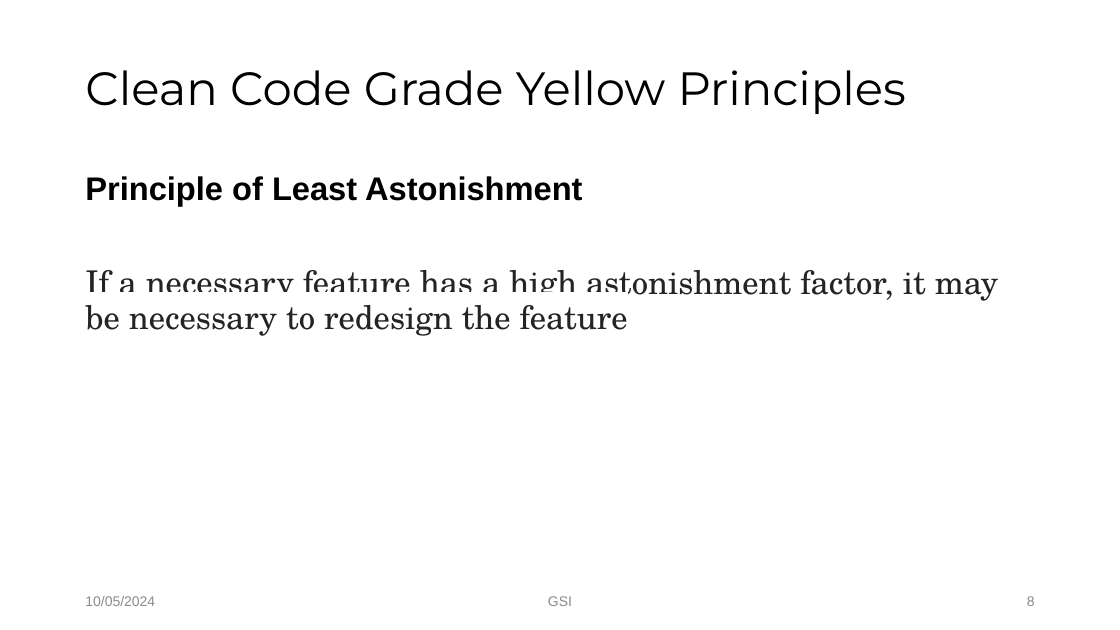
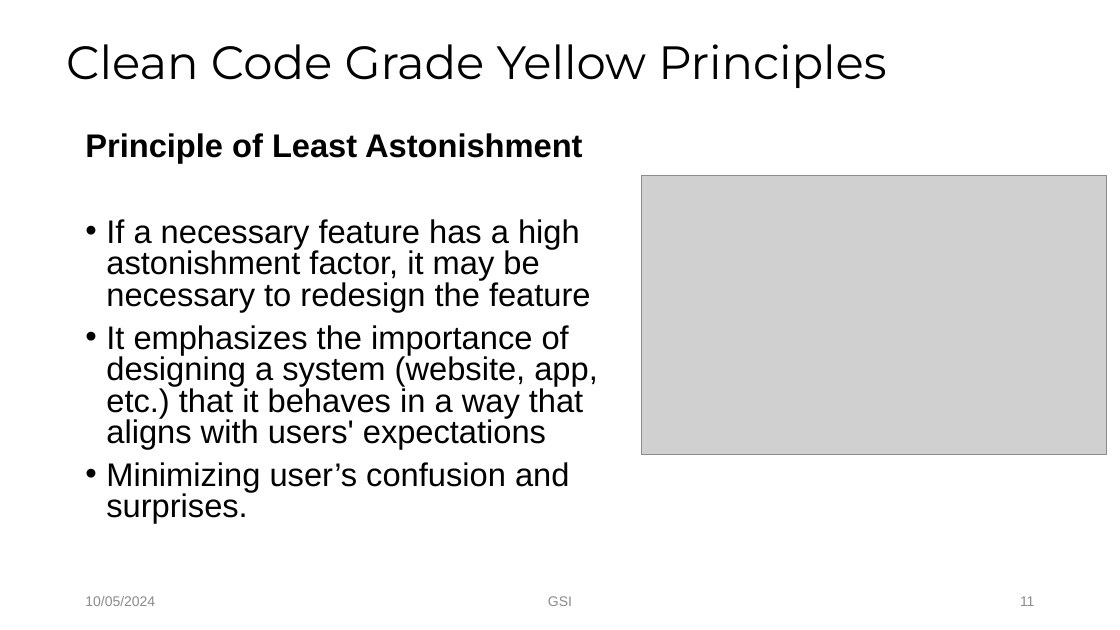
Before and after one commit to Tuyen92/my_bag, a slide deck: slide 11 of yellow.pptx (slide 8 before the commit). Drawn at 1120x630 pixels with LibreOffice and Linux fonts; fonts in the diff are those of the drawing; grey boxes stand for pictures; background and template pictures are left out. Boxes give left, top, right and bottom in pixels: in the first picture for what was removed or moved away, otherwise in the second. Text is boxed around its words. In the diff, an @@ line names an element or a change of style, - is before the commit and + after.

Commit message:
pp yellow

```diff
--- a/yellow.pptx
+++ b/yellow.pptx
@@ title "Clean Code Grade Yellow Principles": place and size @@
-title "Clean Code Grade Yellow Principles" at [85, 70, 906, 114]
+title "Clean Code Grade Yellow Principles" at [66, 44, 886, 88]
@@ text "Principle of Least Astonishment": place and size @@
-text "Principle of Least Astonishment" at [85, 176, 998, 336]
+text "Principle of Least Astonishment" at [85, 133, 598, 523]
@@ text at [85, 133, 591, 312]: font TeX Gyre Schola to Arial, text colour #242424 to #000000, highlight #FFFFFF to none in "If a necessary feature has a high ..."; line spacing 0.9 to 0.8; bullet none to • @@
@@ picture added at [642, 175, 1107, 455] @@
@@ text at [106, 325, 598, 523]: paragraphs added @@
+• It emphasizes the importance of designing a system (website, app, etc.) that it behaves in a way that aligns with users' expectations
+• Minimizing user’s confusion and surprises.
@@ page number at [1020, 596, 1034, 606]: text changed @@
-8
+11
```
Also in this commit, not shown: 12 other slides changed, 4 slides added.
